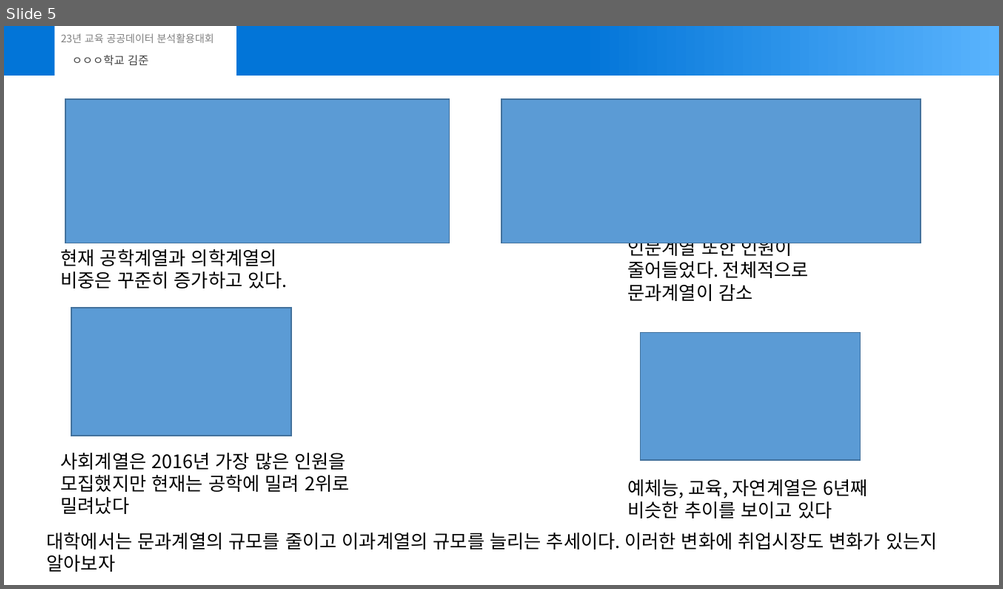
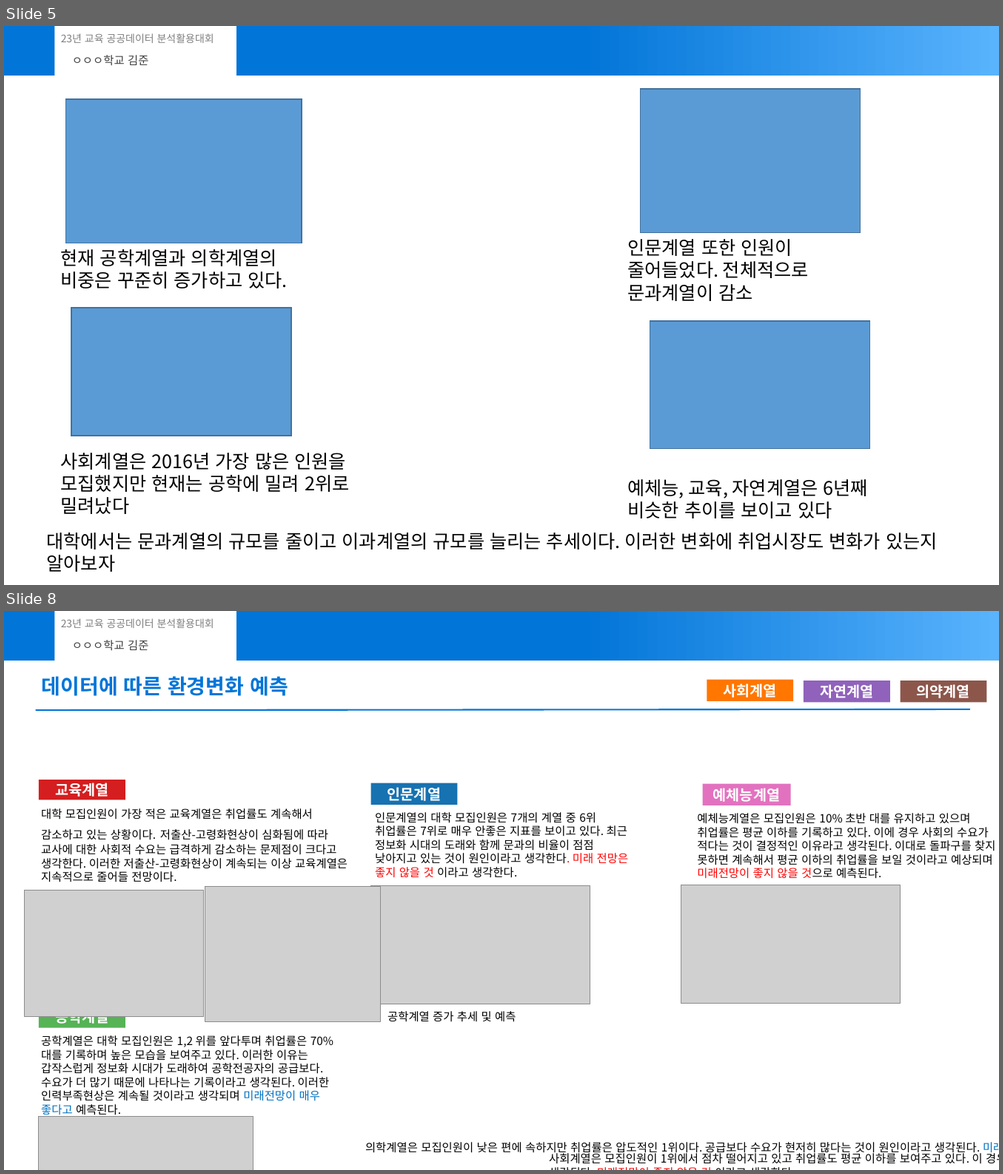
Before and after one commit to joon-11/23_dataAnalisysContestProject, a slide deck: submit (3).pptx. Shown one above the other, each under a label of ours: slide 5 before the commit, slides 5 and 8 after it; the slides between them are not shown. The pictures are 1003x589 and 1003x1174 pixels, drawn with LibreOffice and Linux fonts; fonts in the diff are those of the drawing; grey boxes stand for pictures. Boxes give left, top, right and bottom in pixels: in the first picture for what was removed or moved away, otherwise in the second. Text is boxed around its words. In the diff, an @@ line names an element or a change of style, - is before the commit and + after.

```diff
--- a/submit (3).pptx
+++ b/submit (3).pptx
@@ slide 8 added at [4,611,999,1170], background #FFFFFF @@
@@ rectangle added at [4,611,999,661], fill gradient #0275D8 to #59B3FD @@
@@ rectangle added at [55,611,237,661], fill #FFFFFF @@
@@ text added at [61,618,214,628], 10 pt, text #808080 @@
+23년 교육 공공데이터 분석활용대회
@@ text added at [72,640,148,650], 11 pt, text #404040 @@
+ㅇㅇㅇ학교 김준
@@ text added at [42,676,288,696], 20 pt, text #0275D8, bold @@
+데이터에 따른 환경변화 예측
@@ rectangle added at [707,680,794,701], fill #FF7700, 14 pt, text #FFFFFF, bold @@
+사회계열
@@ rectangle added at [803,681,890,702], fill #9062BB, 14 pt, text #FFFFFF, bold @@
+자연계열
@@ rectangle added at [900,681,987,702], fill #8C564B, 14 pt, text #FFFFFF, bold @@
+의약계열
@@ line added from (35, 710) to (970, 709), #0275D8 1.5 pt @@
@@ rectangle added at [39,780,125,800], fill #D41E1F, 14 pt, text #FFFFFF, bold @@
+교육계열
@@ rectangle added at [371,783,458,805], fill #1772B1, 14 pt, text #FFFFFF, bold @@
+인문계열
@@ rectangle added at [703,784,791,806], fill #E272BF, 14 pt, text #FFFFFF, bold @@
+예체능계열
@@ text added at [41,809,347,883], 11 pt, text #000000 @@
+대학 모집인원이 가장 적은 교육계열은 취업률도 계속해서 감소하고 있는 상황이다. 저출산-고령화현상이 심화됨에 따라 교사에 대한 사회적 수요는 급격하게 감소하는 문제점이 크다고 생각한다. 이러한 저출산-고령화현상이 계속되는 이상 교육계열은 지속적으로 줄어들 전망이다.
@@ text added at [375,812,629,878], 11 pt, text #000000 @@
+인문계열의 대학 모집인원은 7개의 계열 중 6위 취업률은 7위로 매우 안좋은 지표를 보이고 있다. 최근 정보화 시대의 도래와 함께 문과의 비율이 점점 낮아지고 있는 것이 원인이라고 생각한다. 미래 전망은 좋지 않을 것 이라고 생각한다.
@@ text added at [697,813,995,879], 11 pt, text #000000 @@
+예체능계열은 모집인원은 10% 초반 대를 유지하고 있으며 취업률은 평균 이하를 기록하고 있다. 이에 경우 사회의 수요가 적다는 것이 결정적인 이유라고 생각된다. 이대로 돌파구를 찾지 못하면 계속해서 평균 이하의 취업률을 보일 것이라고 예상되며 미래전망이 좋지 않을 것으로 예측된다.
@@ picture added at [24,891,204,1017] @@
@@ picture added at [205,887,381,1023] @@
@@ picture added at [371,886,589,1005] @@
@@ picture added at [681,886,900,1004] @@
@@ rectangle added at [39,1006,125,1028], fill #56B356, 14 pt, text #FFFFFF, bold @@
+공학계열
@@ text added at [387,1011,515,1022], 11 pt, text #000000 @@
+공학계열 증가 추세 및 예측
@@ text added at [41,1036,333,1118], 11 pt, text #000000 @@
+공학계열은 대학 모집인원은 1,2 위를 앞다투며 취업률은 70%대를 기록하며 높은 모습을 보여주고 있다. 이러한 이유는 갑작스럽게 정보화 시대가 도래하여 공학전공자의 공급보다. 수요가 더 많기 때문에 나타나는 기록이라고 생각된다. 이러한 인력부족현상은 계속될 것이라고 생각되며 미래전망이 매우 좋다고 예측된다.
@@ picture added at [39,1117,253,1170] @@
@@ text added at [365,1142,999,1165], 11 pt, text #000000 @@
+의학계열은 모집인원이 낮은 편에 속하지만 취업률은 압도적인 1위이다. 공급보다 수요가 현저히 많다는 것이 원인이라고 생각된다. 미래전망은 매우 좋다고 예측된다.
@@ text added at [549,1152,999,1165], 11 pt, text #000000 @@
+사회계열은 모집인원이 1위에서 점차 떨어지고 있고 취업률도 평균 이하를 보여주고 있다. 이 경우도 원인도 인문계열과 비슷하다고 생각이 든다. 사회의 수요보다 공급이 많은 것이 원인으로 생각된다. 미래전망이 좋지 않을 것 이라고 생각한다.
@@ slide 5 changed as well @@
@@ rectangle: place and size @@
-rectangle at [502,99,920,243]
+rectangle at [640,89,860,232]
@@ rectangle: place and size @@
-rectangle at [66,99,449,243]
+rectangle at [66,99,301,243]
@@ rectangle: place and size @@
-rectangle at [640,332,860,460]
+rectangle at [649,321,870,449]
```
Also in this commit, not shown: 7 other slides changed, 1 other slide added.
